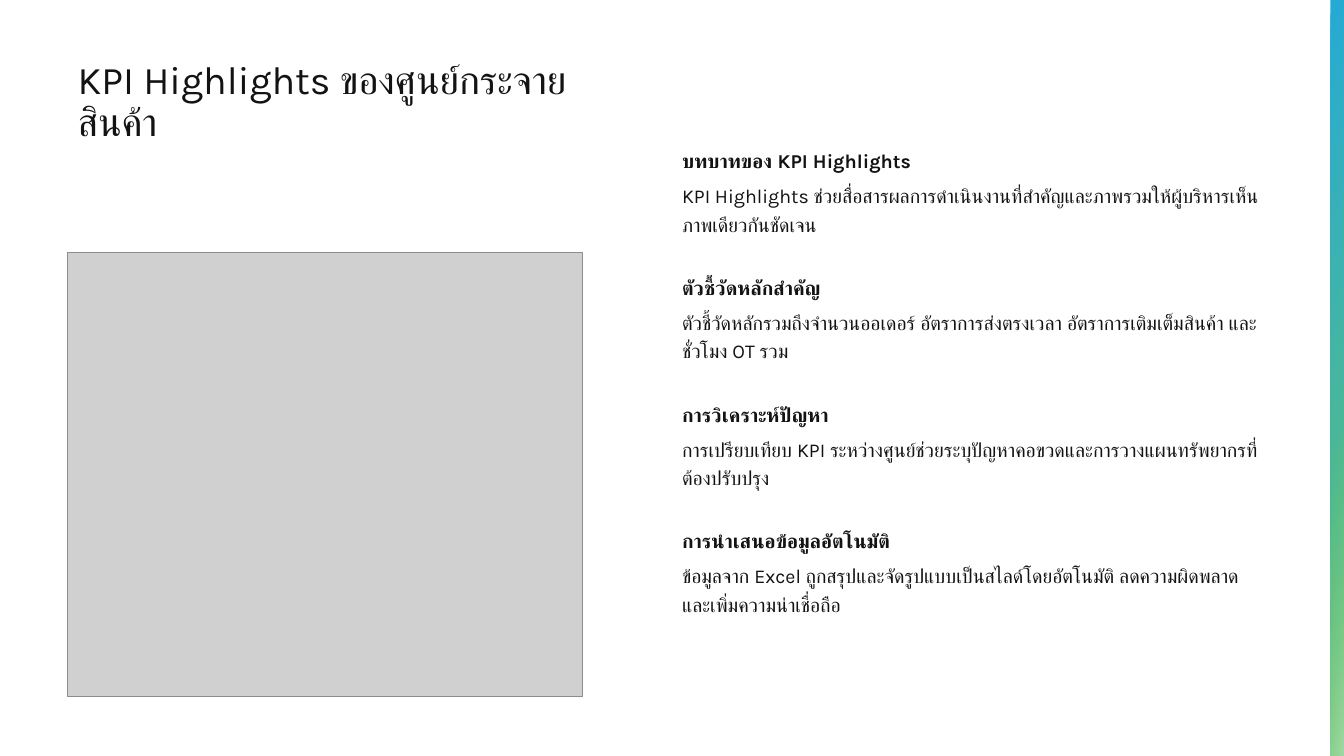
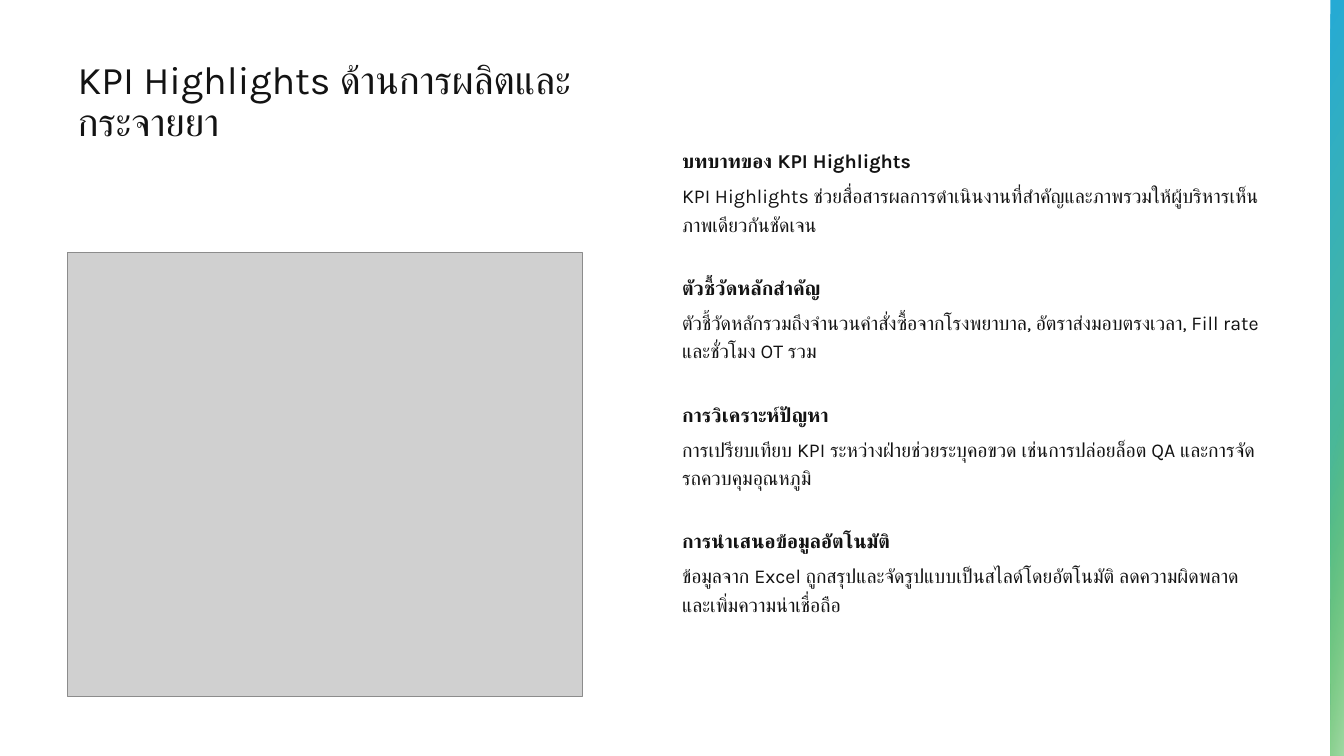
Before and after one commit to teerasej/ai-for-everyone, a slide deck: slide 7 of files/CPALL_Lab_PPT_Executive_Update_Template.pptx. Drawn at 1344x756 pixels with LibreOffice and Linux fonts; fonts in the diff are those of the drawing; grey boxes stand for pictures. Boxes give left, top, right and bottom in pixels: in the first picture for what was removed or moved away, otherwise in the second. Text is boxed around its words. In the diff, an @@ line names an element or a change of style, - is before the commit and + after.

```diff
--- a/files/CPALL_Lab_PPT_Executive_Update_Template.pptx
+++ b/files/CPALL_Lab_PPT_Executive_Update_Template.pptx
@@ title at box(78, 64, 571, 104): text changed @@
-KPI Highlights ของศูนย์กระจายสินค้า
+KPI Highlights ด้านการผลิตและกระจายยา
@@ text at box(682, 315, 1258, 358): text changed @@
-  ตัวชี้วัดหลักรวมถึงจำนวนออเดอร์ อัตราการส่งตรงเวลา อัตราการเติมเต็มสินค้า และชั่วโมง OT รวม
+  ตัวชี้วัดหลักรวมถึงจำนวนคำสั่งซื้อจากโรงพยาบาล, อัตราส่งมอบตรงเวลา, Fill rate และชั่วโมง OT รวม
@@ text at box(682, 442, 1255, 491): text changed @@
-  การเปรียบเทียบ KPI ระหว่างศูนย์ช่วยระบุปัญหาคอขวดและการวางแผนทรัพยากรที่ต้องปรับปรุง
+  การเปรียบเทียบ KPI ระหว่างฝ่ายช่วยระบุคอขวด เช่นการปล่อยล็อต QA และการจัดรถควบคุมอุณหภูมิ
```
Also in this commit, not shown: 5 other slides changed, 8 other files.
